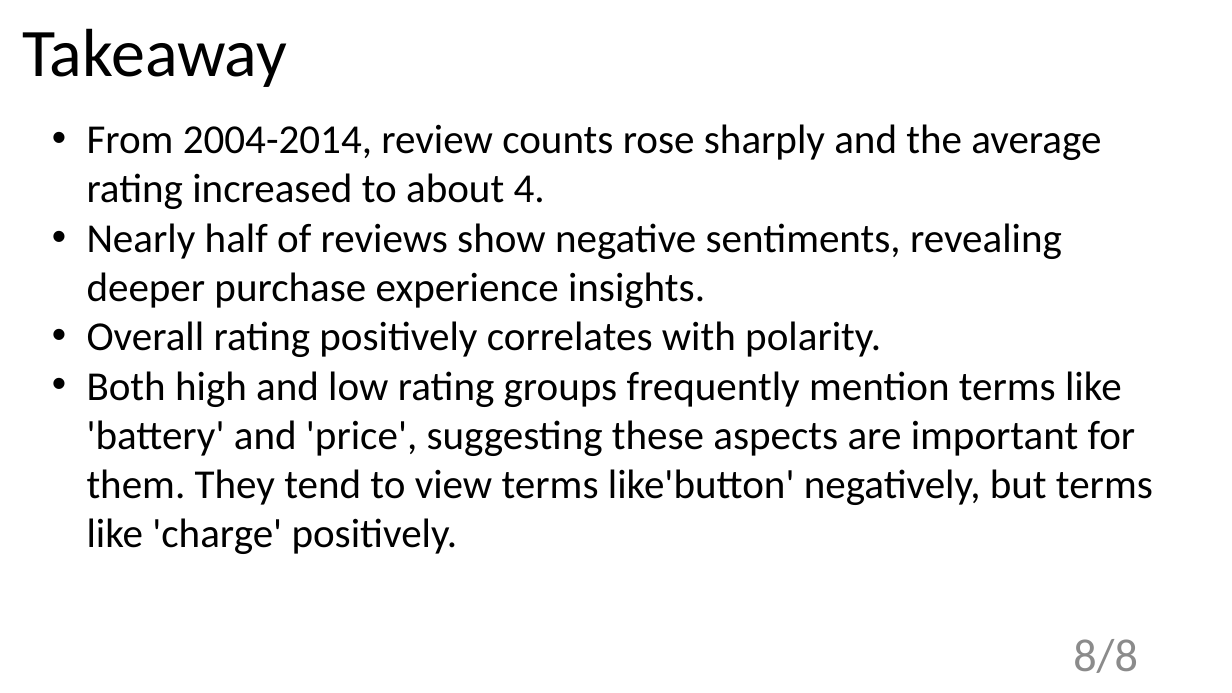
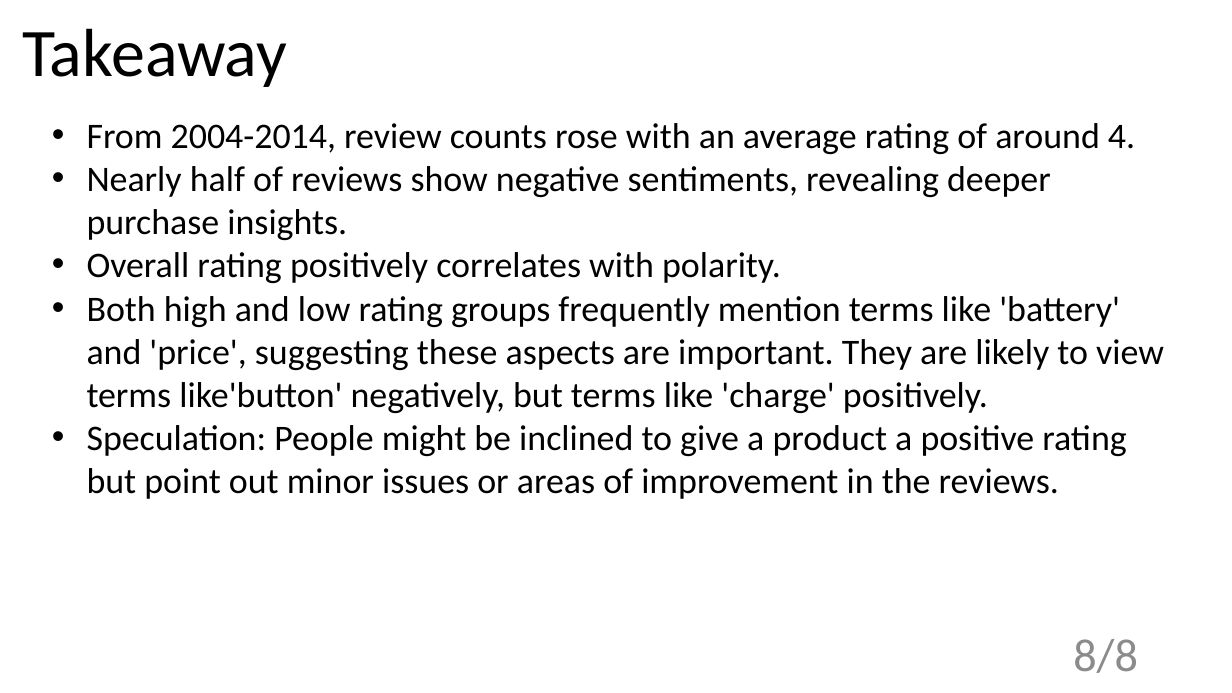
Before and after one commit to VUDataSci/data-presentation-KeqingLiuVU, a slide deck: slide 9 of midterm_slide.pptx. Drawn at 1232x693 pixels with LibreOffice and Linux fonts; fonts in the diff are those of the drawing. Boxes give left, top, right and bottom in pixels: in the first picture for what was removed or moved away, otherwise in the second. Text is boxed around its words. In the diff, an @@ line names an element or a change of style, - is before the commit and + after.

```diff
--- a/midterm_slide.pptx
+++ b/midterm_slide.pptx
@@ text at [87, 123, 1135, 240]: text changed; size 32 to 28 pt @@
-• From 2004-2014, review counts rose sharply and the average rating increased to about 4.
-• Nearly half of reviews show negative sentiments, revealing deeper purchase experience insights.
+• From 2004-2014, review counts rose with an average rating of around 4.
+• Nearly half of reviews show negative sentiments, revealing deeper purchase insights.
@@ text at [87, 252, 781, 283]: size 32 to 28 pt in "Overall rating positively correlates with polarity." @@
@@ text at [87, 296, 1164, 499]: text changed; size 32 to 28 pt @@
-• Both high and low rating groups frequently mention terms like 'battery' and 'price', suggesting these aspects are important for them. They tend to view terms like'button' negatively, but terms like 'charge' positively.
+• Both high and low rating groups frequently mention terms like 'battery' and 'price', suggesting these aspects are important. They are likely to view terms like'button' negatively, but terms like 'charge' positively.
+• Speculation: People might be inclined to give a product a positive rating but point out minor issues or areas of improvement in the reviews.
```
Also in this commit, not shown: 2 other slides changed.
